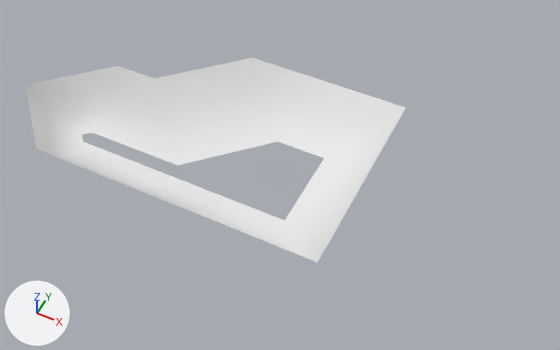
Two versions of the Blender file tracks/track.blend, one commit apart.
Both versions are drawn from a 50 mm lens placed at (32.8, -50.9, 75.9), pointed at (2.6, 9.4, 0.5). The lights are fixed; the arrows at lower left show +X, +Y and +Z.

Script lines for the objects in view, before the commit:
```python
me_cube = bpy.data.meshes.new('Cube')
me_cube.from_pydata(...)  # 50 vertices, 40 faces; spans x -34.0..14.0, y -4.0..24.0, z -1.0..5.0
me_cube.polygons.foreach_set('use_smooth', [True] * 40)
me_cube.materials.append(mat_material)  # white #e7e7e7
ob_cube = bpy.data.objects.new('Cube', me_cube)
ob_cube.location = (0.0, 0.0, 0.0)
```
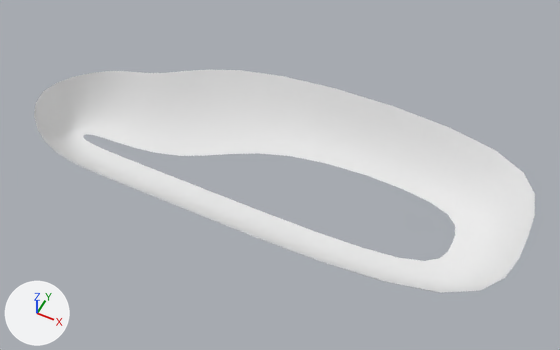
Changed parts and their boxes (x1, y1, x2, y2) in the pictures (560 x 350 px; the box of a moved part takes in the faces that stretch with it):
'Cube', reshaped, modifiers changed (32% wider, 9% taller)
    before: (26, 58, 406, 262)
    after: (34, 70, 535, 293)
part 1 of me_cube, moved or reshaped
    before: (216, 58, 406, 262)
    after: (216, 76, 535, 293)

The change, as a diff of the scene's bpy script:
```diff
--- a/tracks/track.blend.py
+++ b/tracks/track.blend.py
@@ me_cube @@
 me_cube.from_pydata(...)  # 50 vertices, 40 faces; spans x -34.0..14.0, y -4.0..24.0, z -1.0..5.0
 # used by ob_cube; location = (0.0, 0.0, 0.0)
+# me_cube part 1: all 15 vertices in x 6.0..14.0, y -4.0..24.0, z -1.0..5.0 are moved by (20.0, 0.0, 0.0)
 me_cube.materials.append(mat_material)
@@ ob_cube @@
 ob_cube.location = (0.0, 0.0, 0.0)
+_m = ob_cube.modifiers.new('Subsurf', 'SUBSURF')
```
